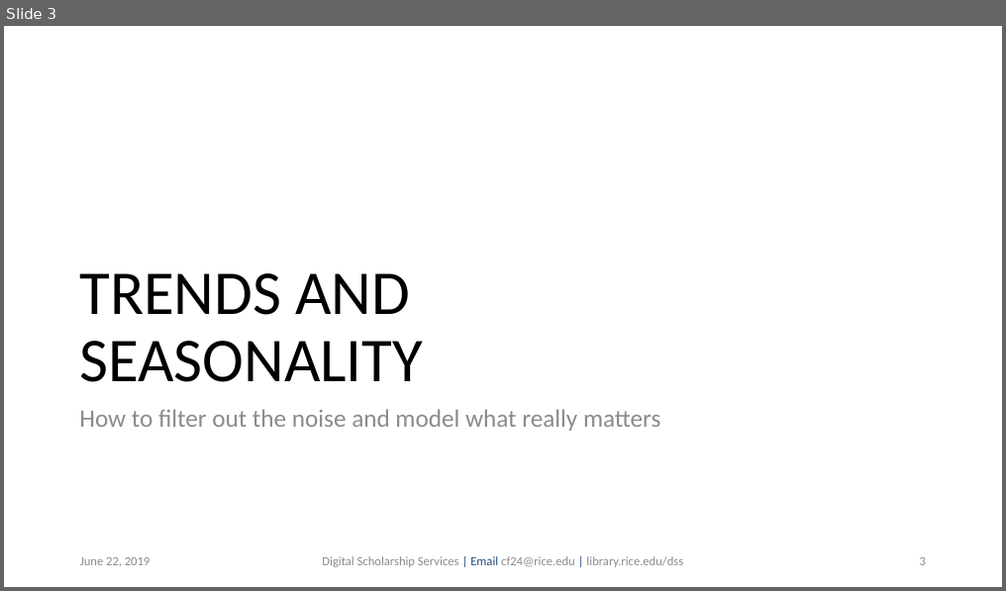
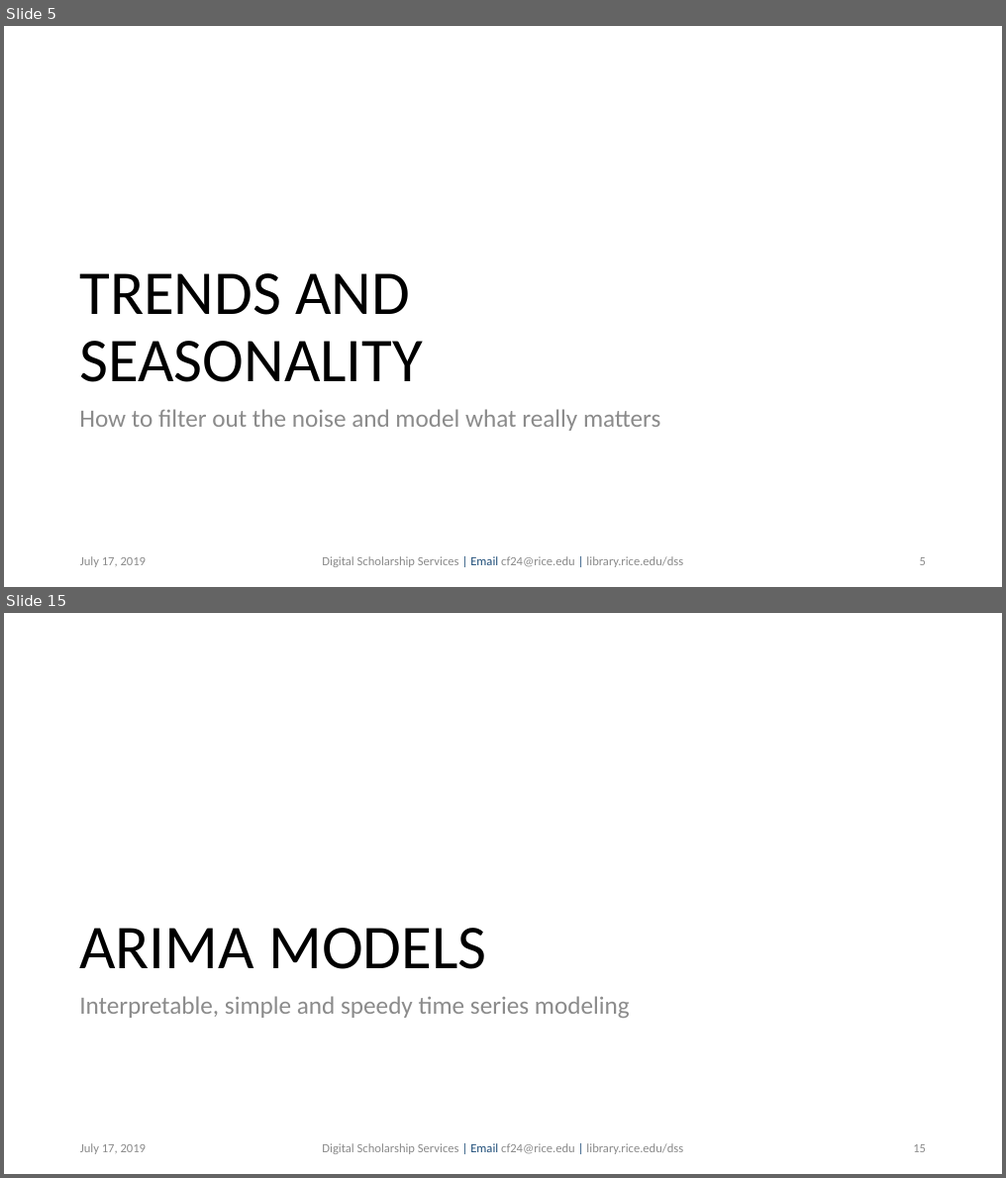
Before and after one commit to bakitybacon/rice-data-and-donuts, a slide deck: tsa/Introduction to Time Series Analysis.pptx. Shown one above the other, each under a label of ours: slide 3 before the commit, slides 5 and 15 after it; the slides between them are not shown. The pictures are 1006x591 and 1006x1178 pixels, drawn with LibreOffice and Linux fonts; fonts in the diff are those of the drawing; background and template pictures are left out. Boxes give left, top, right and bottom in pixels: in the first picture for what was removed or moved away, otherwise in the second. Text is boxed around its words. In the diff, an @@ line names an element or a change of style, - is before the commit and + after.

```diff
--- a/tsa/Introduction to Time Series Analysis.pptx
+++ b/tsa/Introduction to Time Series Analysis.pptx
@@ slide 15 added at [4,613,1002,1174], background #FFFFFF @@
@@ title added at [79,928,486,969], 60 pt, text #000000 @@
+ARIMA MODELS
@@ text added at [79,996,630,1018], 24 pt, text #8C8C8C @@
+Interpretable, simple and speedy time series modeling
@@ text added at [80,1144,147,1155], 12 pt, text #8C8C8C @@
+July 17, 2019
@@ text added at [322,1144,683,1155], 12 pt, text #8C8C8C @@
+Digital Scholarship Services | Email cf24@rice.edu | library.rice.edu/dss
@@ page number added at [913,1145,926,1153], 12 pt, text #8C8C8C @@
+15
@@ what was slide 3 is now slide 5 @@
@@ slide 5 changed as well @@
@@ text at [80,557,147,568]: text changed @@
-June 22, 2019
+July 17, 2019
```
Also in this commit, not shown: 2 other slides changed, 15 other slides added.
